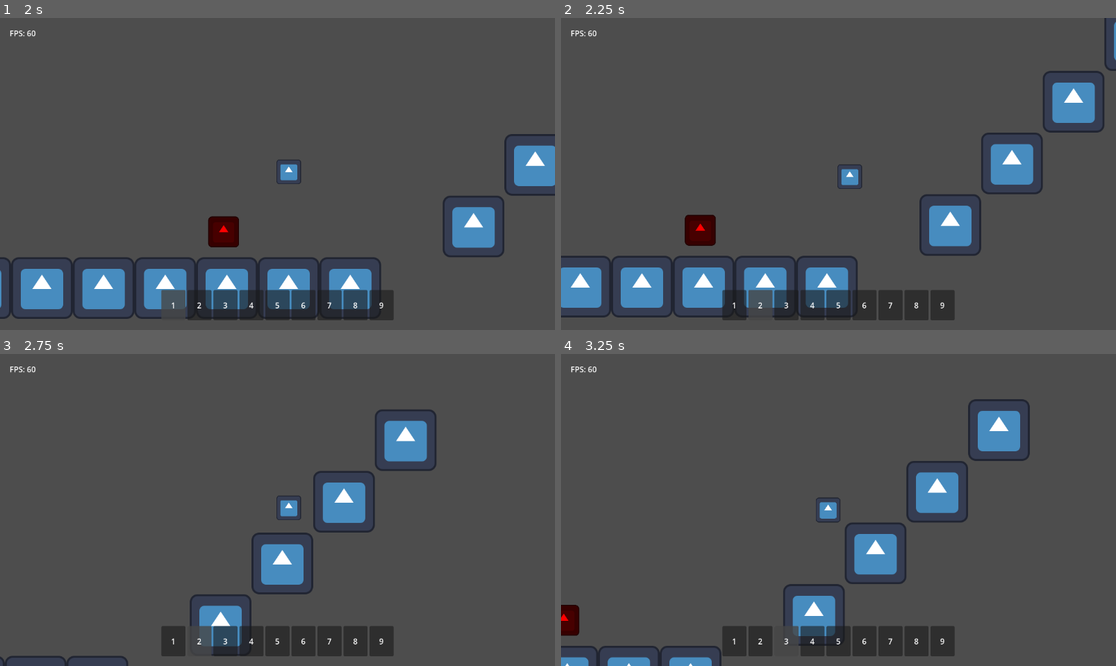
Above: before the commit, frames 1-4 (two rows, left to right).
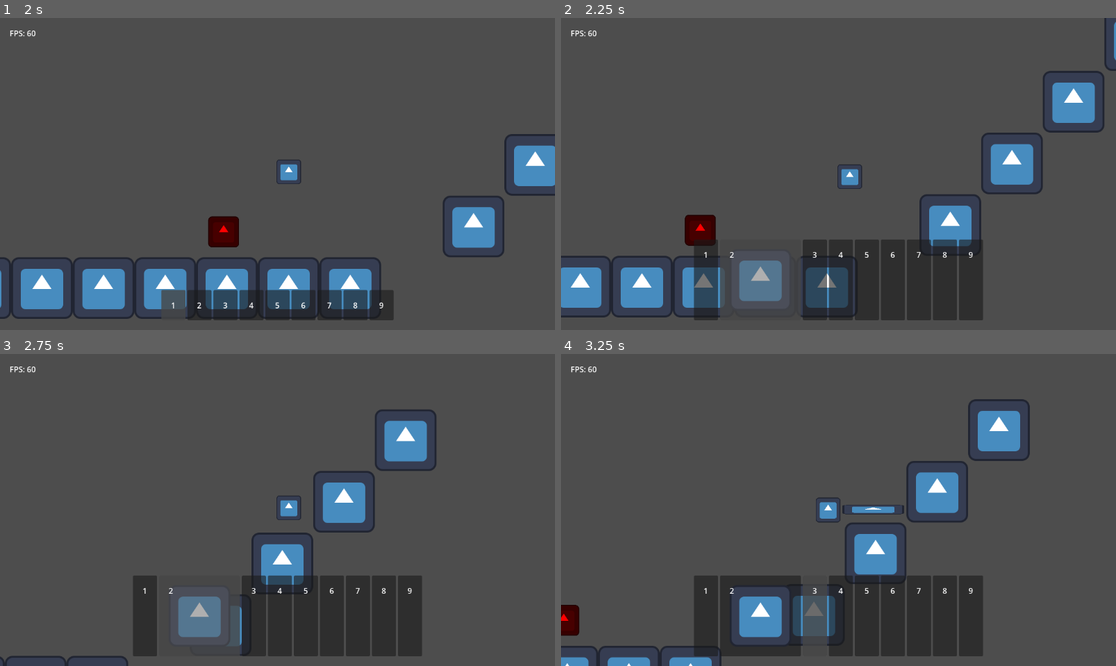
Above: after the commit, the same moments.

Repository: TheHumanMRP/RPG-Life-Tracker
Game: Godot game, scene res://Folders/Systems/Main/Scenes/main_scene.tscn
Two runs of this game, one before a commit and one after it. Both use one fixed random seed, a clock stepped at 60 frames per second and the inputs below. The engine's default icon, where the game draws it, is replaced by a stand-in: a white triangle on a blue panel in a dark square.
Inputs (mouse positions are in pixels of both pictures, inside the frame that each line leads up to):
- Up to frame 1 (2 s): click "Dungeon" at 0.5 s; move the mouse to (172, 305) at 1.27 s; hold D (move_right) from 1.28 s (still down); tap T (add_test_sword) at 1.35 s; click (172, 305) at 1.42 s; tap Space (jump) at 1.52 s
- Up to frame 2 (2.25 s): keep holding D (move_right); move the mouse to (760, 305) at 2.02 s; tap T (add_test_sword) at 2.1 s; click (760, 305) at 2.17 s
- Up to frame 3 (2.75 s): keep holding D (move_right); tap Space (jump) at 2.27 s
- Up to frame 4 (3.25 s): move the mouse to (788, 641) at 2.77 s; release D (move_right) at 2.78 s; hold A (move_left) from 2.78 s (still down); tap E (equip_item) at 2.85 s; click (788, 641) at 2.92 s; tap T (add_test_sword) at 3.05 s

Frame 1 is identical in both runs. In frame 2, 8.6% of the frame differs, in the area x 23-76%, y 71-97%; in frame 3, 8.6%; in frame 4, 9.6%, in the area x 24-76%, y 48-97%.

Commit message:
Auto commit at 2026-08-27 22:11:46

Diff:
--- a/Folders/Systems/Globals/global.gd
+++ b/Folders/Systems/Globals/global.gd
@@ -51,7 +51,9 @@
 	if Input.is_action_just_pressed("add_test_sword"):
 		AllGlobalItemsManager.add_test_sword()
 
+		var hotbar_logic: HotbarLogic = HotbarLogic.new()
 
+		hotbar_logic.add_item_to_hotbar(1, 1)
 
 func _ready() -> void:
 	SignalBus.set_game_state.connect(_on_set_game_state)
